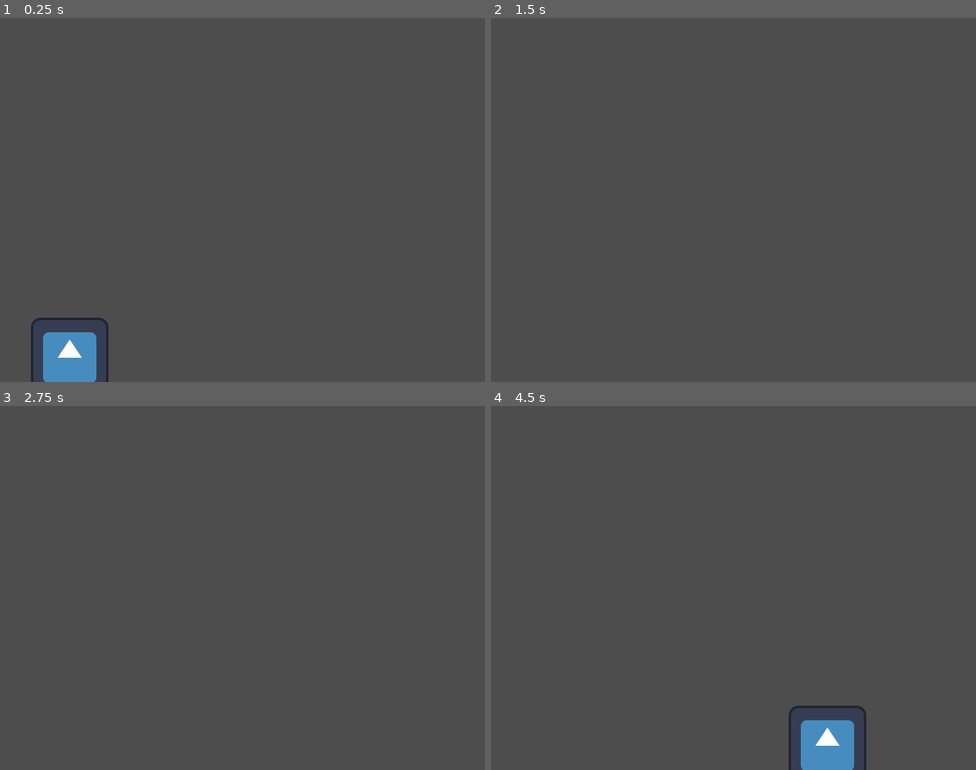
Above: before the commit, frames 1-4 (two rows, left to right).
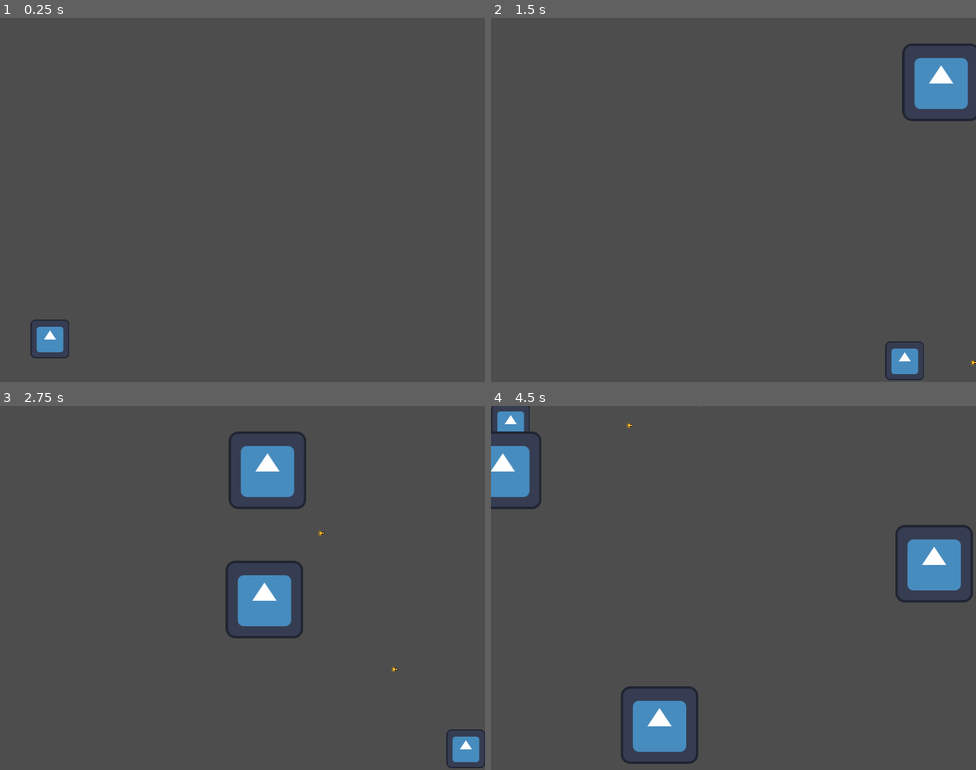
Above: after the commit, the same moments.

Repository: quentinams/chrono-sprinter
Game: Godot game, scene res://scene/main.tscn
The game is run twice, just before and just after one commit, with the same random seed, the same clock (stepped at 60 frames per second) and the same inputs. Before the commit the project starts from res://scene/player.tscn. The engine's default icon, where the game draws it, is replaced by a stand-in: a white triangle on a blue panel in a dark square.
Inputs:
- Up to frame 1 (0.25 s): no input
- Up to frame 2 (1.5 s): tap Enter at 0.5 s; hold D (player_right) 0.53-1.28 s; tap Space (player_shoot) at 0.6, 1.35 s; hold S (player_down) from 1.28 s (still down)
- Up to frame 3 (2.75 s): release S (player_down) at 2.03 s; hold D (player_right) from 2.03 s (still down); tap Space (player_shoot) at 2.1 s
- Up to frame 4 (4.5 s): release D (player_right) at 2.78 s; hold W (player_up) 2.78-3.53 s; tap Space (player_shoot) at 2.85, 3.6, 4.35 s; hold A (player_left) from 3.53 s (still down)

The runs differ from the first frame. In frame 1, 1.7% of the frame differs, in the area x 6-23%, y 82-100%; in frame 2, 2.4%; in frame 3, 4.4%; in frame 4, 7.3%, in the area x 0-100%, y 0-100%.
Error before the commit: Attempt to call function 'get_viewport_rect' in base 'null instance' on a null instance. (res://scene/player.gd:7)

Commit message:
fix main

Diff:
--- a/project.godot
+++ b/project.godot
@@ -11,8 +11,8 @@
 [application]
 
 config/name="chrono-sprinter"
-run/main_scene="res://scene/player.tscn"
-config/features=PackedStringArray("4.1", "Forward Plus")
+run/main_scene="res://scene/main.tscn"
+config/features=PackedStringArray("4.2", "Forward Plus")
 config/icon="res://icon.svg"
 
 [display]
Not shown, added: assets/weapons/bullet.png.import
Not shown, added: assets/weapons/lance.png.import
